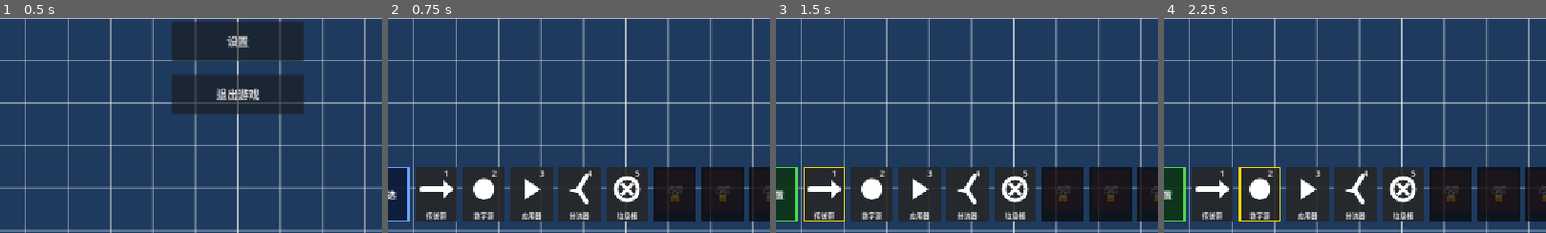
Above: before the commit, frames 1-4 (left to right).
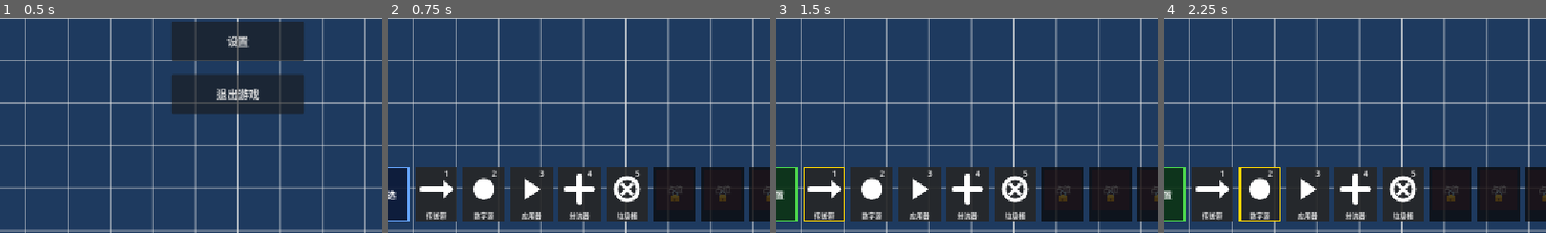
Above: after the commit, the same moments.

Repository: liuyun847/demo
Game: Godot game, scene res://scenes/main.tscn
Same seed, same stepped clock (60 frames per second), same inputs: the game is played once before the commit and once after it.
Inputs (mouse positions are % of the whole screen's width and height, from its top left):
- Up to frame 1 (0.5 s): no input
- Up to frame 2 (0.75 s): click "开始游戏" at 0.5 s
- Up to frame 3 (1.5 s): tap Enter at 1.25 s; drag from (25, 91) to (60, 28) at 1.27 s
- Up to frame 4 (2.25 s): tap Space (toggle_pause) at 2 s; drag from (31, 91) to (45, 70) at 2.02 s
The pictures show only the part of the screen within x 19-69%, y 50-100%; the shares and areas given below are measured in that part.

Frame 1 is identical in both runs. In frame 2, 0.4% of the frame differs, in the area x 46-55%, y 72-88%; in frame 3, 0.4%; in frame 4, 0.4%.

Commit message:
feat: 分流器十字图标、垃圾桶黑点移除与字形垂直居中
- 分流器库存图标改为白色十字，与游戏内四向十字骨架一致
- 垃圾桶不再绘制四向输入黑点（端口格不可停靠，本体格输入由中心绿环指示）
- _draw_glyph 基线改为 (ascent-descent)/2，全部机器字形垂直居中（顺带修复 1/f/⇄/✕ 偏上）

Diff:
--- a/resources/splitter.svg
+++ b/resources/splitter.svg
@@ -1 +1 @@
-<svg xmlns="http://www.w3.org/2000/svg" width="64" height="64" viewBox="0 0 64 64"><path d="M44 10 L30 32 M44 54 L30 32" stroke="#ffffff" stroke-width="8" stroke-linecap="round" fill="none"/><path d="M32 30 L12 34 L32 40 Z" fill="#ffffff"/></svg>
+<svg xmlns="http://www.w3.org/2000/svg" width="64" height="64" viewBox="0 0 64 64"><path d="M10 32 L54 32 M32 10 L32 54" stroke="#ffffff" stroke-width="10" stroke-linecap="round"/></svg>
--- a/scripts/machine/machine_node.gd
+++ b/scripts/machine/machine_node.gd
@@ -123,8 +123,11 @@
 		_draw_four_way_ports()
 		_draw_port_ring(Vector2i.ZERO, Color(1, 1, 1, 0.7))
 	else:
-		for p: Vector2i in ins:
-			_draw_port(p, true)
+		# 垃圾桶：四向 ins 仅为贴脸投递对齐判定（端口格不可停靠、不从旁格吸取），
+		# 不画输入黑点；本体格输入通道由下方中心绿环指示
+		if kind != MachineSpec.KIND_TRASH:
+			for p: Vector2i in ins:
+				_draw_port(p, true)
 		for p: Vector2i in outs:
 			_draw_port(p, false)
 		# 数字源（无方向）：四边中点画白色小圆点 = 四向输出候选（替代原固定东侧输出口）
@@ -291,4 +294,6 @@
 	var font := ThemeDB.fallback_font
 	var font_size := 20
 	var text_size := font.get_string_size(glyph, HORIZONTAL_ALIGNMENT_LEFT, -1, font_size)
-	draw_string(font, -text_size / 2.0, glyph, HORIZONTAL_ALIGNMENT_CENTER, -1, font_size, Color(0.1, 0.1, 0.1, 0.85))
+	# 基线取字形垂直中心（ascent 与 descent 的差的一半），保证符号中心落在格心
+	var baseline := (font.get_ascent(font_size) - font.get_descent(font_size)) / 2.0
+	draw_string(font, Vector2(-text_size.x / 2.0, baseline), glyph, HORIZONTAL_ALIGNMENT_CENTER, -1, font_size, Color(0.1, 0.1, 0.1, 0.85))
